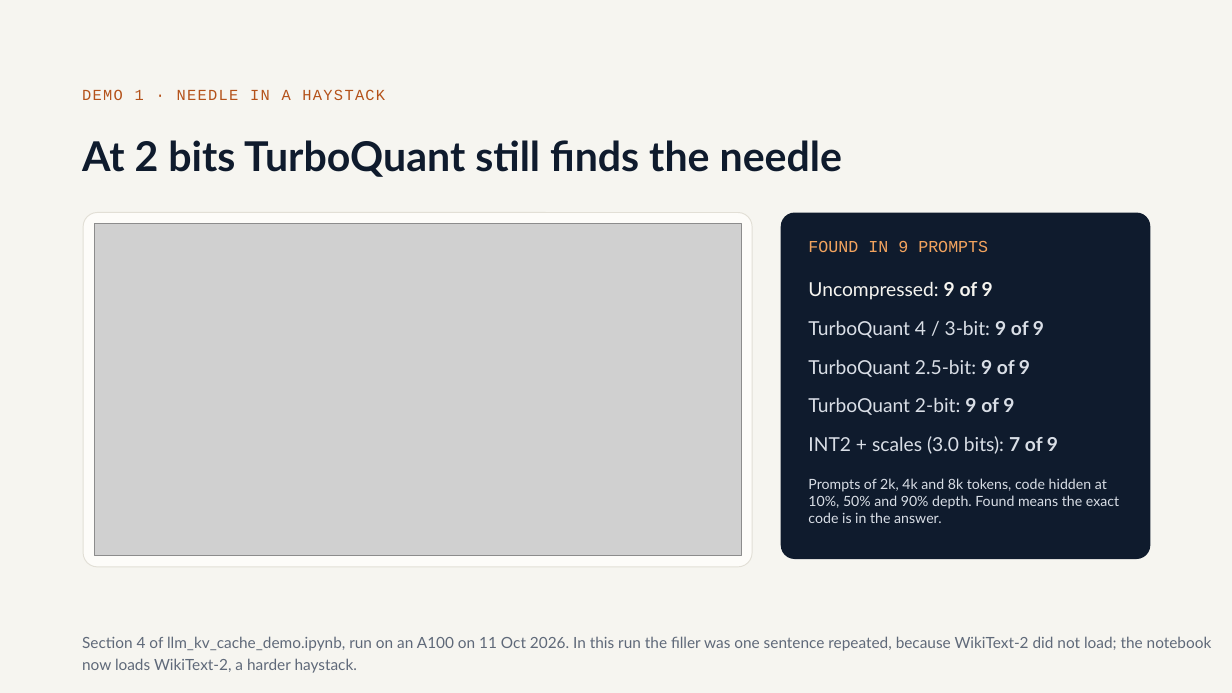
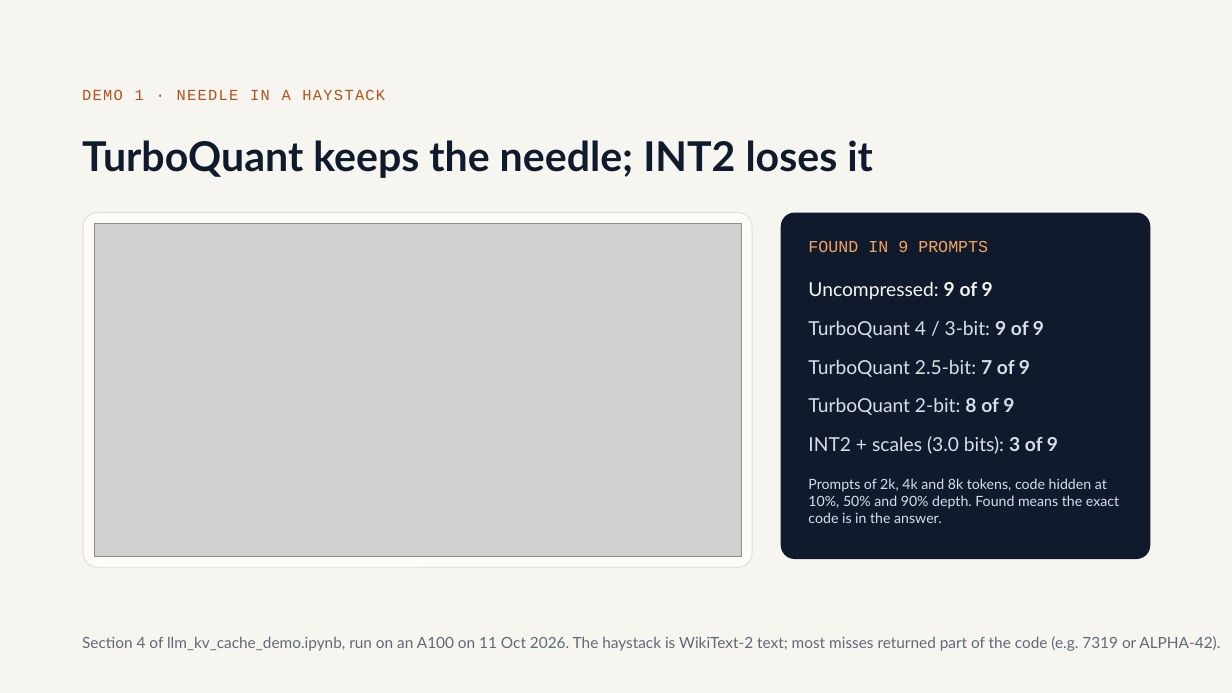
Before and after one commit to olonok69/ML_TurboQuant, a slide deck: slide 21 of docs/TurboQuant.pptx. Drawn at 1232x693 pixels with LibreOffice and Linux fonts; fonts in the diff are those of the drawing; grey boxes stand for pictures. Boxes give left, top, right and bottom in pixels: in the first picture for what was removed or moved away, otherwise in the second. Text is boxed around its words. In the diff, an @@ line names an element or a change of style, - is before the commit and + after.

Commit message:
Fix overlapping plot labels and update docs with the WikiText-2 run
- Cells 14 and 21: labels placed without overlap (leader lines for moved ones); figures regenerated from the saved results
- Needle markdown matches the real-text results
- Guides 7.1 and section 10, README, handoff and deck slides 21-22 use the real perplexity, KL, top-1 and needle numbers

```diff
--- a/docs/TurboQuant.pptx
+++ b/docs/TurboQuant.pptx
@@ title at [82,140,873,178]: text changed @@
-At 2 bits TurboQuant still finds the needle
+TurboQuant keeps the needle; INT2 loses it
@@ text at [808,360,1030,377]: text changed @@
-TurboQuant 2.5-bit: 9 of 9
+TurboQuant 2.5-bit: 7 of 9
@@ text at [808,398,1014,415]: text changed @@
-TurboQuant 2-bit: 9 of 9
+TurboQuant 2-bit: 8 of 9
@@ text at [808,436,1058,454]: text changed @@
-INT2 + scales (3.0 bits): 7 of 9
+INT2 + scales (3.0 bits): 3 of 9
@@ text at [82,636,1220,651]: text changed @@
-Section 4 of llm_kv_cache_demo.ipynb, run on an A100 on 11 Oct 2026. In this run the filler was one sentence repeated, because WikiText-2 did not load; the notebook now loads WikiText-2, a harder haystack.
+Section 4 of llm_kv_cache_demo.ipynb, run on an A100 on 11 Oct 2026. The haystack is WikiText-2 text; most misses returned part of the code (e.g. 7319 or ALPHA-42).
```
Also in this commit, not shown: 2 other slides changed, 5 other files.
